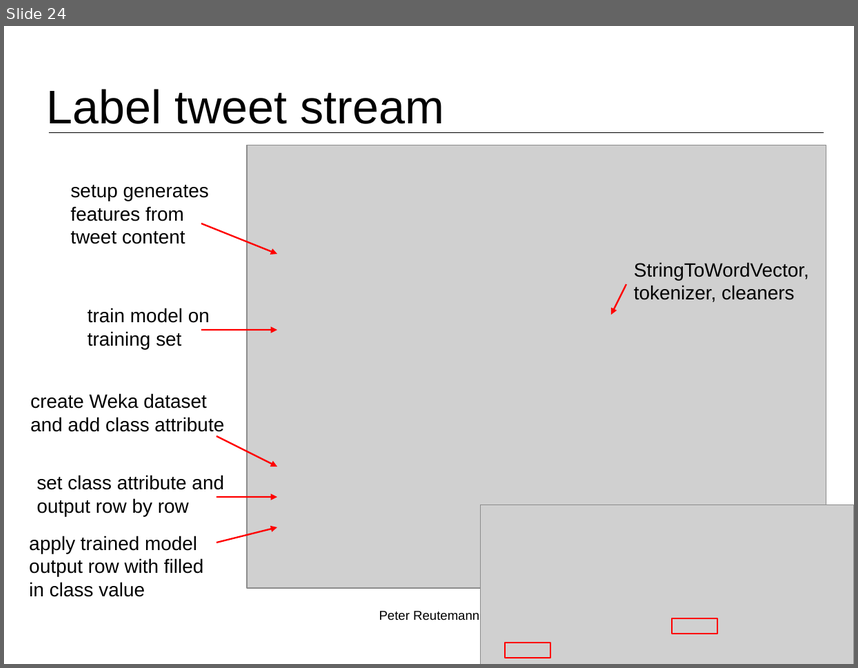
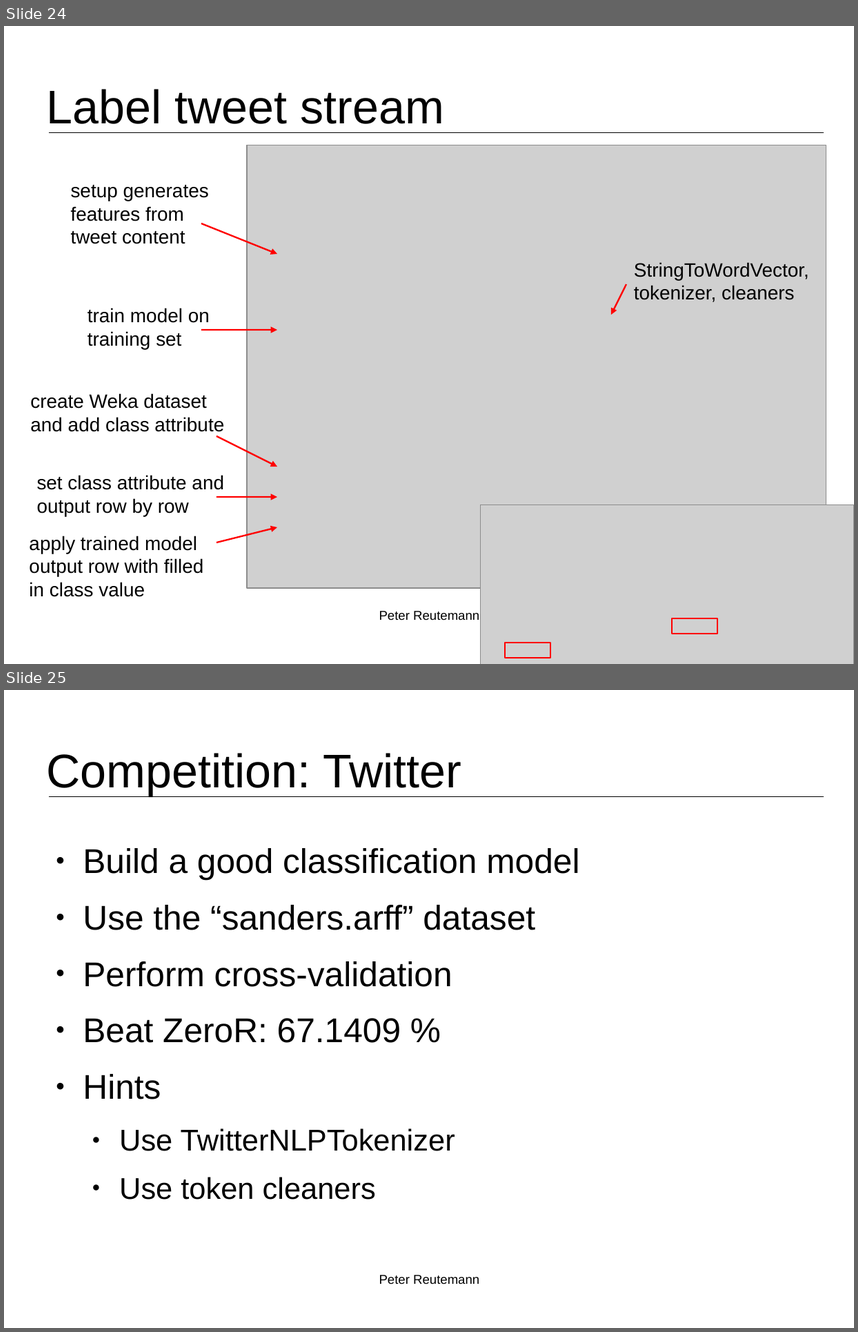
Before and after one commit to fracpete/kuching-2015, a slide deck: 4_twitter/kuching2015_twitter.odp. Shown one above the other, each under a label of ours: slide 24 before the commit, slides 24 and 25 after it. The pictures are 858x668 and 858x1332 pixels, drawn with LibreOffice and Linux fonts; fonts in the diff are those of the drawing; grey boxes stand for pictures; background and template pictures are left out. Boxes give left, top, right and bottom in pixels: in the first picture for what was removed or moved away, otherwise in the second. Text is boxed around its words. In the diff, an @@ line names an element or a change of style, - is before the commit and + after.

Commit message:
changed twitter quiz into competition

```diff
--- a/4_twitter/kuching2015_twitter.odp
+++ b/4_twitter/kuching2015_twitter.odp
@@ slide 25 added at (x1=4, y1=690, x2=854, y2=1328), background #FFFFFF; not listed: 1 template element that a slide beside it also shows @@
@@ title added at (x1=47, y1=753, x2=461, y2=796), 44 pt, text #000000 @@
+Competition: Twitter
@@ text added at (x1=83, y1=848, x2=579, y2=1199), 32 pt, text #000000 @@
+● Build a good classification model
+● Use the “sanders.arff” dataset
+● Perform cross-validation
+● Beat ZeroR: 67.1409 %
+● Hints
+  ● Use TwitterNLPTokenizer
+  ● Use token cleaners
@@ text added at (x1=379, y1=1274, x2=479, y2=1284), 12 pt, text #000000 @@
+Peter Reutemann
```
Also in this commit, not shown: 1 slide removed.
